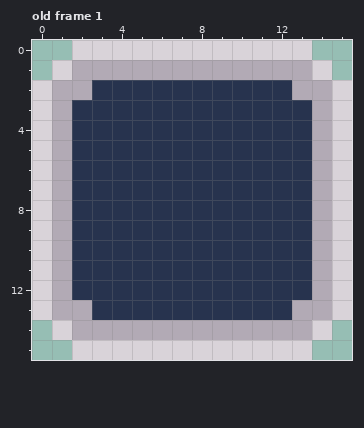
Two states of a pixel-art file, button1.aseprite. That is the earlier state.
16x16 pixels, 6 frames. Shown: old frame 1. The commit also changed other frames, which this record leaves out.
The same view after the edit:
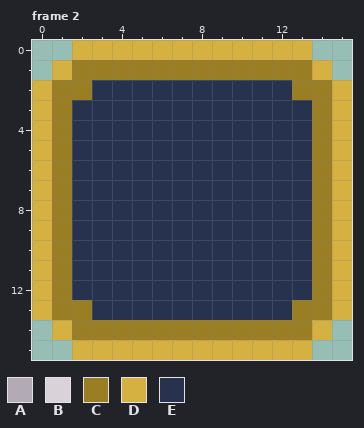
Palette (. is transparent): A #b2aab5  B #d9d3d9  C #9a7e23  D #d4b140  E #27334e
A new or re-ordered frame is compared with the old frame closest to it.
Change:
frames 6 -> 10
Frame 2 is new; against old frame 1:
The author changed colour A to colour C in row 1 at x 2 to 13; in row 2 at x 1 to 2 and 13 to 14; in rows 3 to 12 at x 1 and 14; in row 13 at x 1 to 2 and 13 to 14; in row 14 at x 2 to 13.
The author changed colour B to colour D in row 0 at x 2 to 13; in row 1 at x 1 and 14; in rows 2 to 13 at x 0 and 15; in row 14 at x 1 and 14; in row 15 at x 2 to 13.
Changed places in both pictures, as pixel boxes (x1, y1, x2, y2):
changed: (32, 40, 352, 360)
